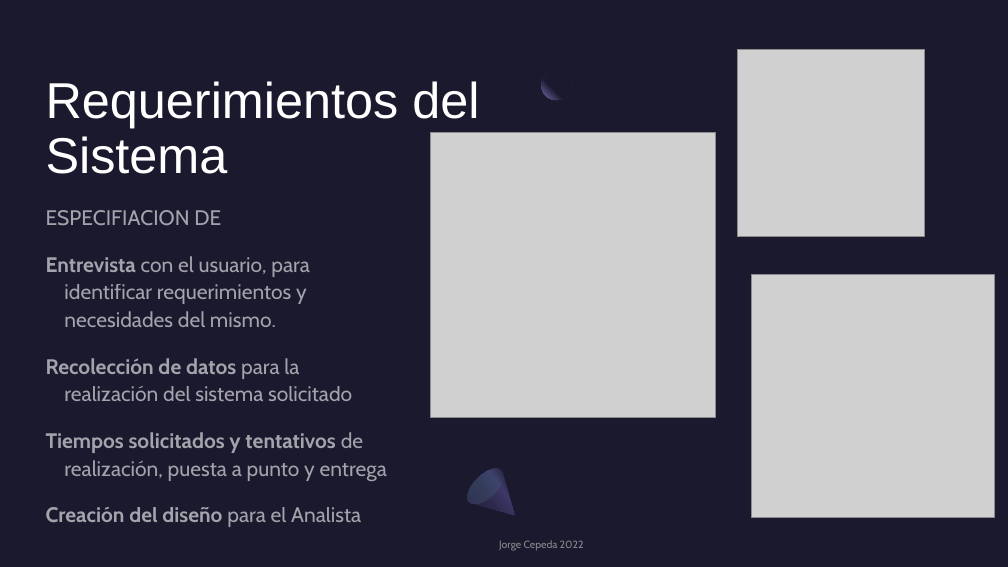
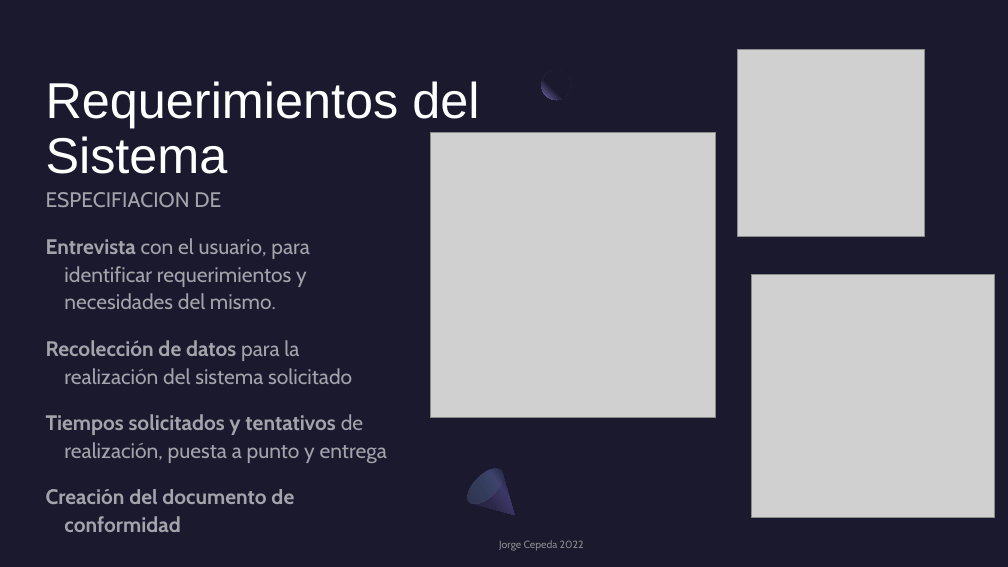
Before and after one commit to ChM18eN93/Ingenieria-de-Software, a slide deck: slide 2 of Pasos para el diseño de un sistema-1.pptx. Drawn at 1008x567 pixels with LibreOffice and Linux fonts; fonts in the diff are those of the drawing; grey boxes stand for pictures. Boxes give left, top, right and bottom in pixels: in the first picture for what was removed or moved away, otherwise in the second. Text is boxed around its words. In the diff, an @@ line names an element or a change of style, - is before the commit and + after.

```diff
--- a/Pasos para el diseño de un sistema-1.pptx
+++ b/Pasos para el diseño de un sistema-1.pptx
@@ text "ESPECIFIACION DE": place and size @@
-text "ESPECIFIACION DE" at bbox=[46, 210, 387, 527]
+text "ESPECIFIACION DE" at bbox=[46, 192, 387, 532]
@@ text at bbox=[46, 489, 294, 532]: text changed @@
-Creación del diseño para el Analista
+Creación del documento de conformidad
```
Also in this commit, not shown: 29 other files.
